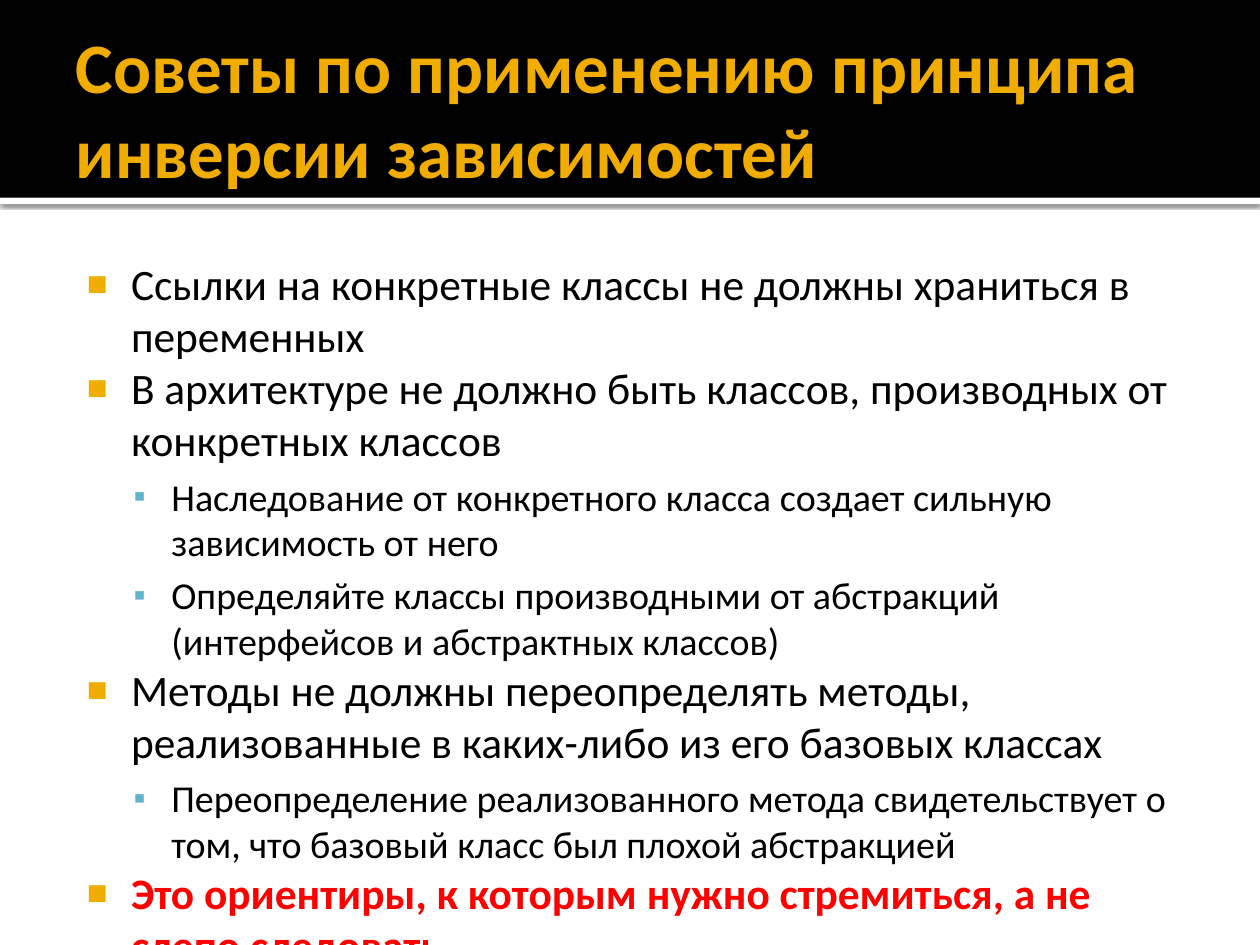
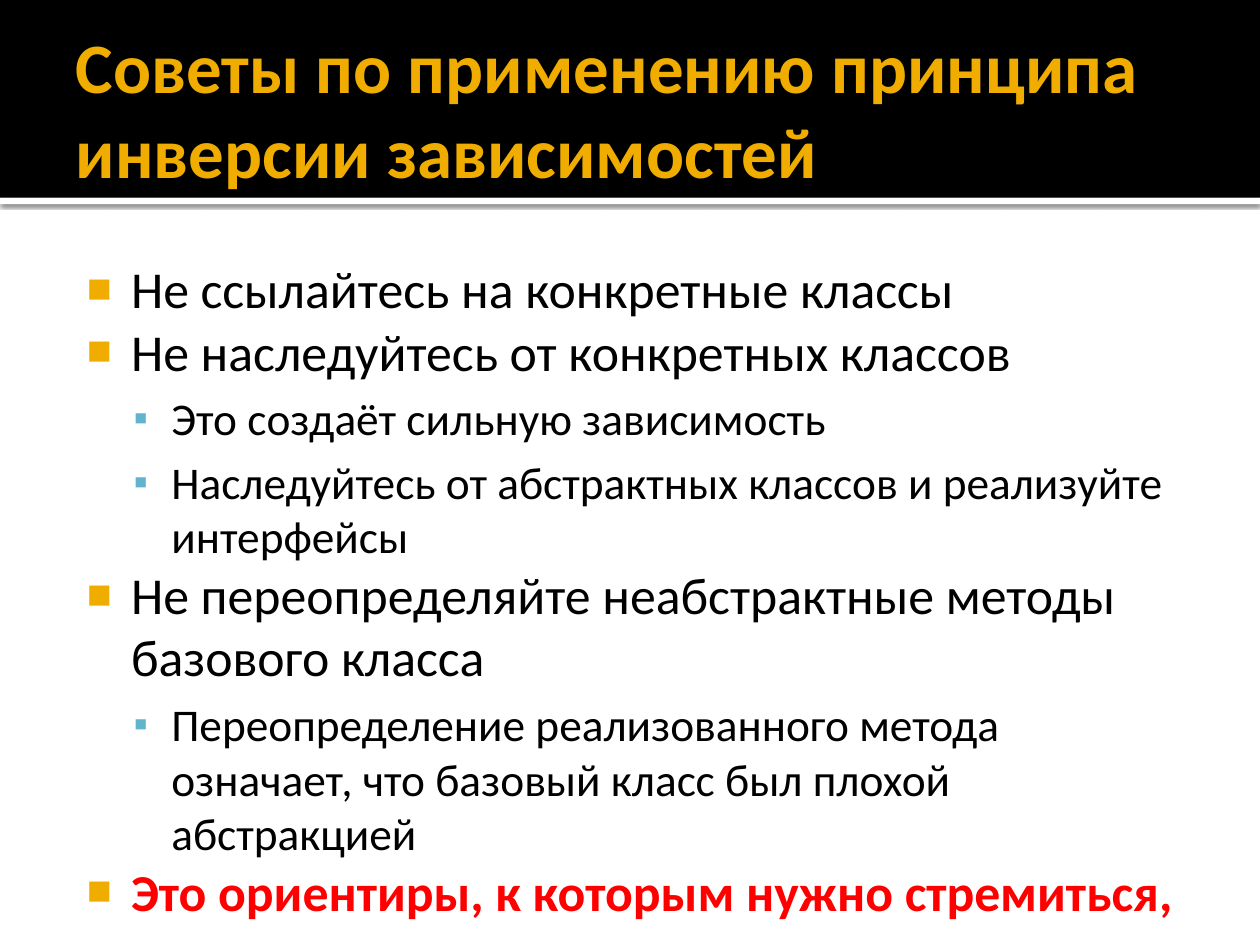
Before and after one commit to alexey-malov/ood, a slide deck: slide 38 of lectures/04.factory/factory.pptx. Drawn at 1260x945 pixels with LibreOffice and Linux fonts; fonts in the diff are those of the drawing. Boxes give left, top, right and bottom in pixels: in the first picture for what was removed or moved away, otherwise in the second. Text is boxed around its words. In the diff, an @@ line names an element or a change of style, - is before the commit and + after.

```diff
--- a/lectures/04.factory/factory.pptx
+++ b/lectures/04.factory/factory.pptx
@@ text at [131,273,1162,858]: text changed; size 21.7 to 25.9 pt @@
-■ Ссылки на конкретные классы не должны храниться в переменных
-■ В архитектуре не должно быть классов, производных от конкретных классов
-  ▪ Наследование от конкретного класса создает сильную зависимость от него
-  ▪ Определяйте классы производными от абстракций (интерфейсов и абстрактных классов)
-■ Методы не должны переопределять методы, реализованные в каких-либо из его базовых классах
-  ▪ Переопределение реализованного метода свидетельствует о том, что базовый класс был плохой абстракцией
+■ Не ссылайтесь на конкретные классы
+■ Не наследуйтесь от конкретных классов
+  ▪ Это создаёт сильную зависимость
+  ▪ Наследуйтесь от абстрактных классов и реализуйте интерфейсы
+■ Не переопределяйте неабстрактные методы базового класса
+  ▪ Переопределение реализованного метода означает, что базовый класс был плохой абстракцией
@@ text at [131,877,1173,919]: size 24.8 to 29.6 pt in "Это ориентиры, к которым нужно стремиться, а ..." @@
```
Also in this commit, not shown: 3 other slides changed, 5 slides added, 2 other files.
